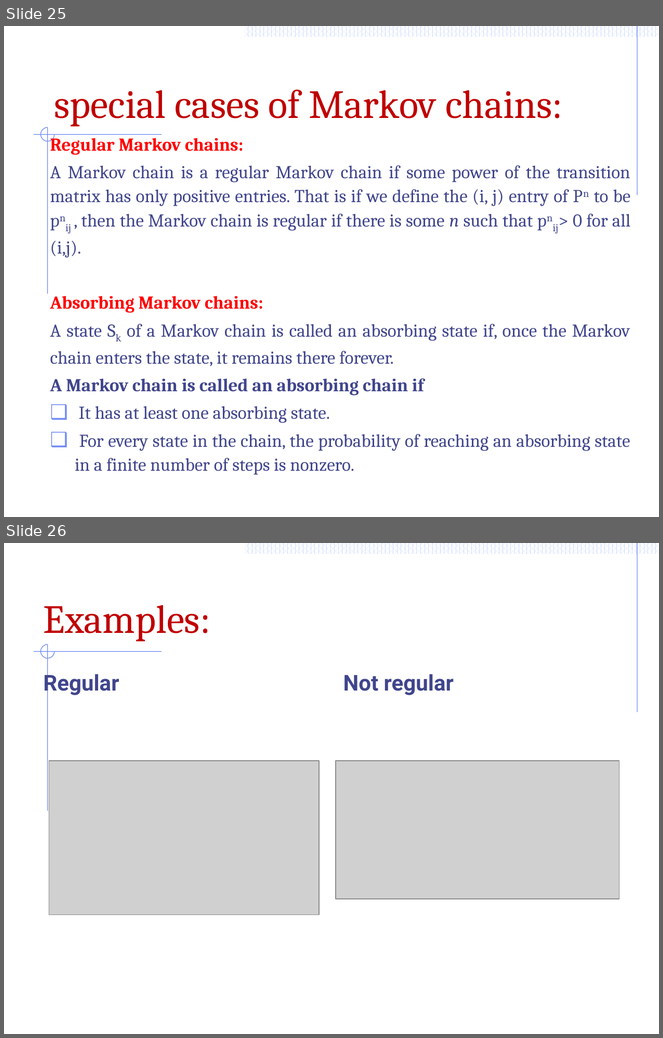
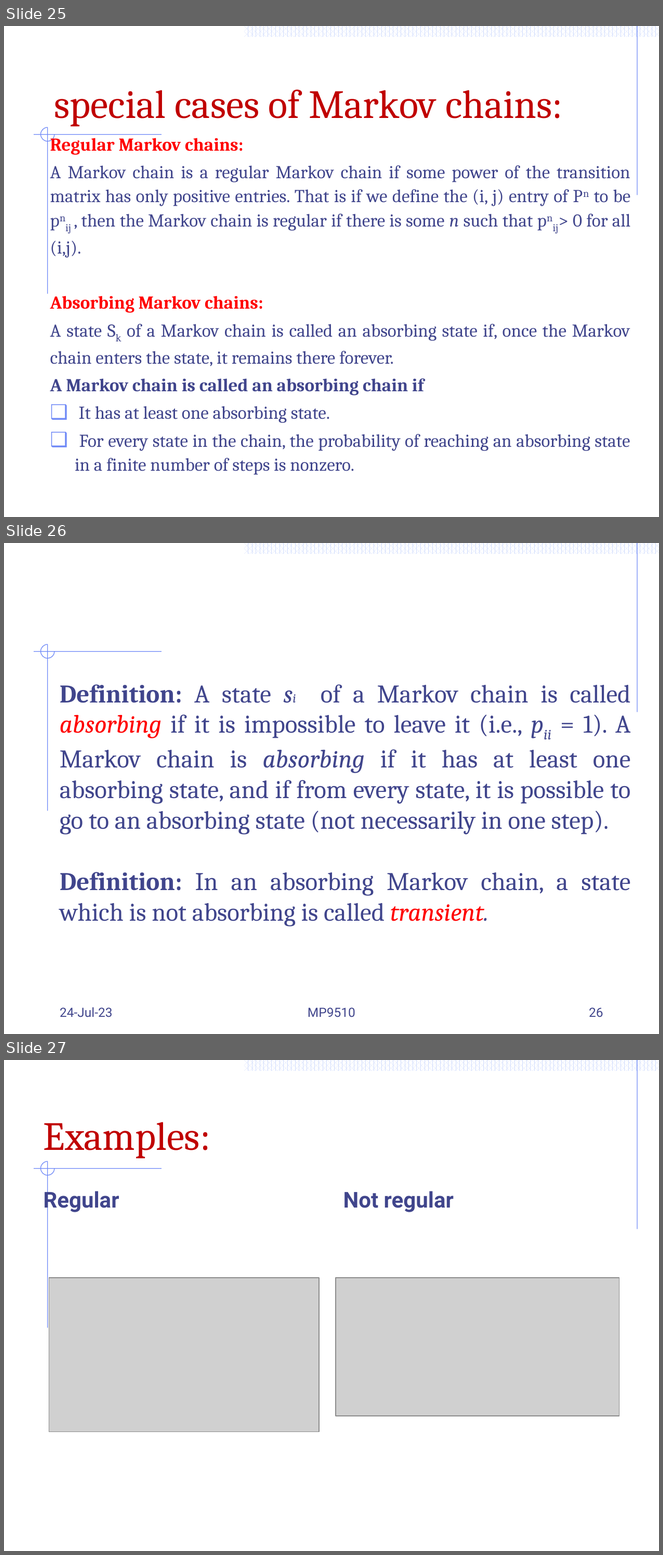
Before and after one commit to Mayooran1987/MC9510, a slide deck: Lect_3_Markov process.pptx. Shown one above the other, each under a label of ours: slides 25 and 26 before the commit, slides 25, 26 and 27 after it. The pictures are 663x1038 and 663x1555 pixels, drawn with LibreOffice and Linux fonts; fonts in the diff are those of the drawing; grey boxes stand for pictures. Boxes give left, top, right and bottom in pixels: in the first picture for what was removed or moved away, otherwise in the second. Text is boxed around its words. In the diff, an @@ line names an element or a change of style, - is before the commit and + after.

```diff
--- a/Lect_3_Markov process.pptx
+++ b/Lect_3_Markov process.pptx
@@ slide 26 added at [4,543,659,1034], background #FFFFFF; not listed: 56 template elements that a slide beside it also shows @@
@@ text added at [60,684,631,927], 28 pt, text #40458C @@
+Definition: A state si of a Markov chain is called absorbing if it is impossible to leave it (i.e., pii = 1). A Markov chain is absorbing if it has at least one absorbing state, and if from every state, it is possible to go to an absorbing state (not necessarily in one step).
+Definition: In an absorbing Markov chain, a state which is not absorbing is called transient.
@@ text added at [60,1007,113,1018], 14 pt, text #40458C @@
+24-Jul-23
@@ text added at [308,1008,356,1018], 14 pt, text #40458C @@
+MP9510
@@ page number added at [589,1008,604,1017], 14 pt, text #40458C @@
+26
@@ what was slide 26 is now slide 27 @@
```
Also in this commit, not shown: 8 slides changed, 11 other slides added.
